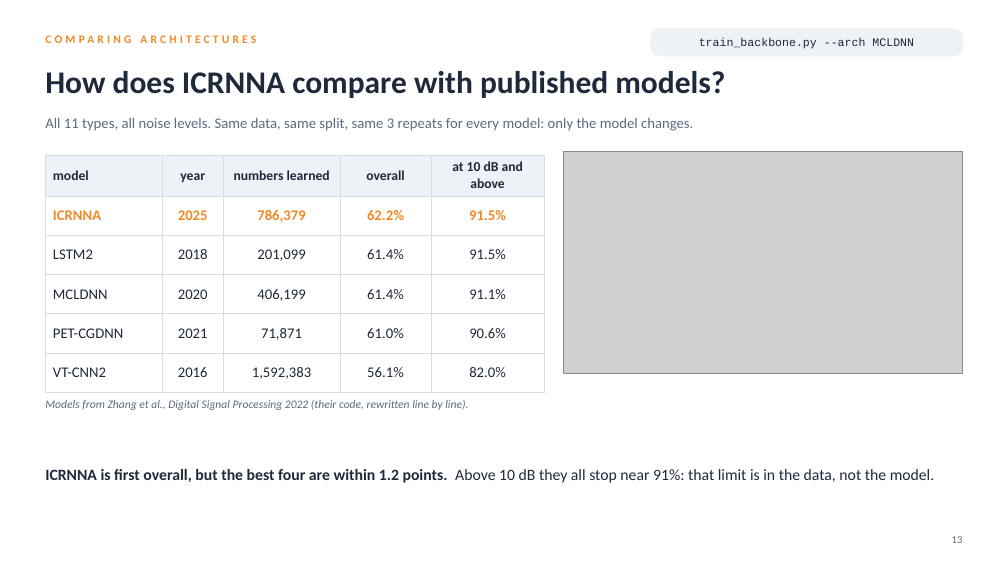
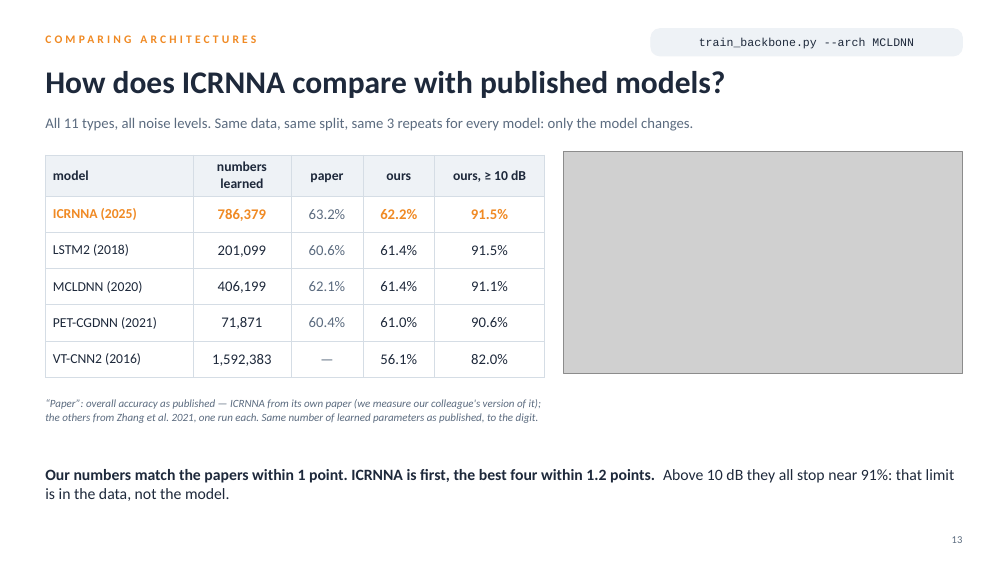
Before and after one commit to YusufBilo78/amc, a slide deck: slide 13 of deck/moshe_2016_simple.pptx. Drawn at 1008x567 pixels with LibreOffice and Linux fonts; fonts in the diff are those of the drawing; grey boxes stand for pictures. Boxes give left, top, right and bottom in pixels: in the first picture for what was removed or moved away, otherwise in the second. Text is boxed around its words. In the diff, an @@ line names an element or a change of style, - is before the commit and + after.

```diff
--- a/deck/moshe_2016_simple.pptx
+++ b/deck/moshe_2016_simple.pptx
@@ table at [45, 155, 544, 370] @@
-row 1: model | year | numbers learned | overall | at 10 dB and above
+row 1: model | numbers learned | paper | ours | ours, ≥ 10 dB
-row 2: ICRNNA | 2025 | 786,379 | 62.2% | 91.5%
+row 2: ICRNNA (2025) | 786,379 | 63.2% | 62.2% | 91.5%
-row 3: LSTM2 | 2018 | 201,099 | 61.4% | 91.5%
+row 3: LSTM2 (2018) | 201,099 | 60.6% | 61.4% | 91.5%
-row 4: MCLDNN | 2020 | 406,199 | 61.4% | 91.1%
+row 4: MCLDNN (2020) | 406,199 | 62.1% | 61.4% | 91.1%
-row 5: PET-CGDNN | 2021 | 71,871 | 61.0% | 90.6%
+row 5: PET-CGDNN (2021) | 71,871 | 60.4% | 61.0% | 90.6%
-row 6: VT-CNN2 | 2016 | 1,592,383 | 56.1% | 82.0%
+row 6: VT-CNN2 (2016) | 1,592,383 | — | 56.1% | 82.0%
@@ text at [45, 399, 541, 423]: text changed; size 11 to 10.5 pt @@
-Models from Zhang et al., Digital Signal Processing 2022 (their code, rewritten line by line).
+“Paper”: overall accuracy as published — ICRNNA from its own paper (we measure our colleague's version of it); the others from Zhang et al. 2021, one run each. Same number of learned parameters as published, to the digit.
@@ text at [45, 469, 955, 501]: text changed; bold on @@
-ICRNNA is first overall, but the best four are within 1.2 points. Above 10 dB they all stop near 91%: that limit is in the data, not the model.
+Our numbers match the papers within 1 point. ICRNNA is first, the best four within 1.2 points. Above 10 dB they all stop near 91%: that limit is in the data, not the model.
```
Also in this commit, not shown: 7 other files.
